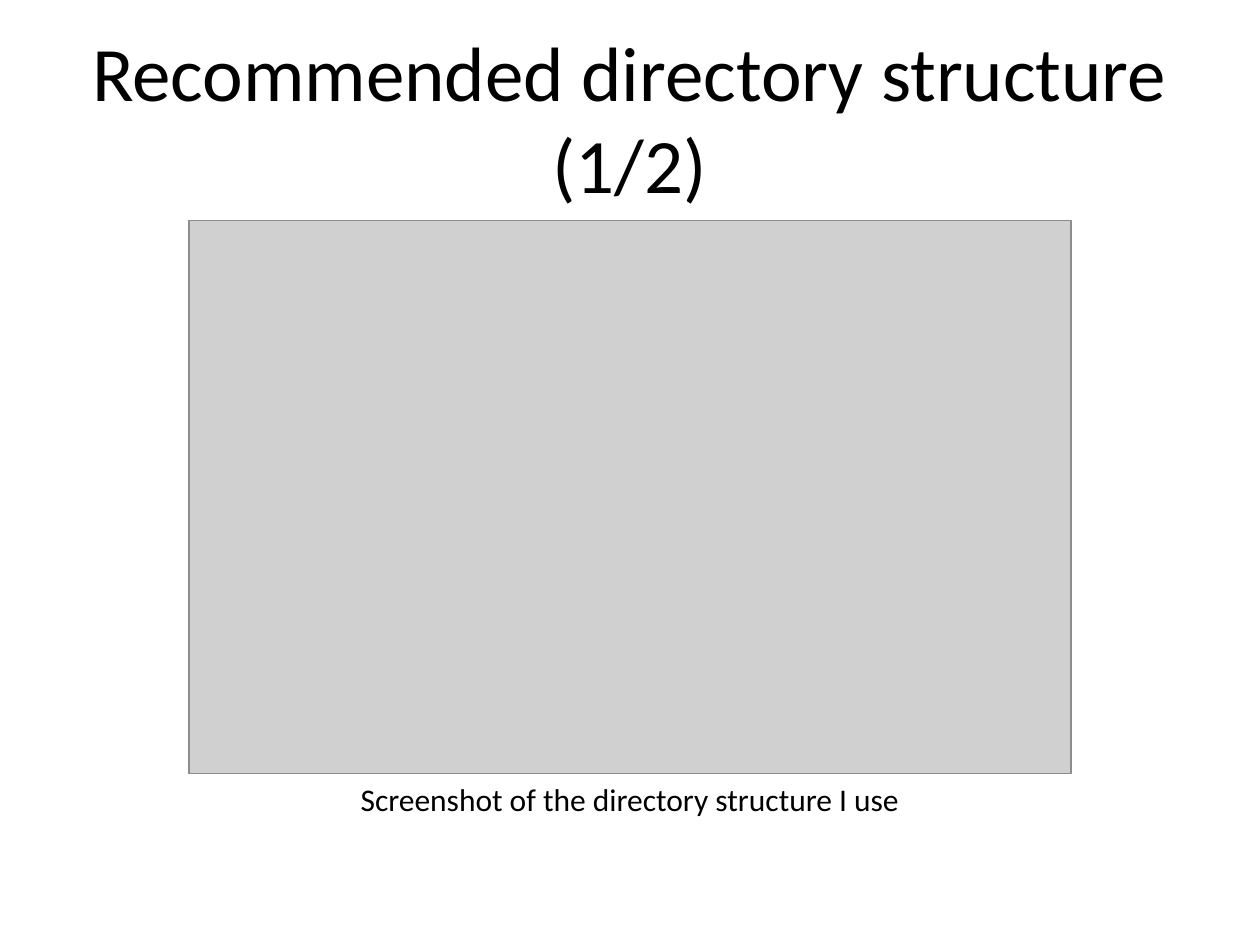
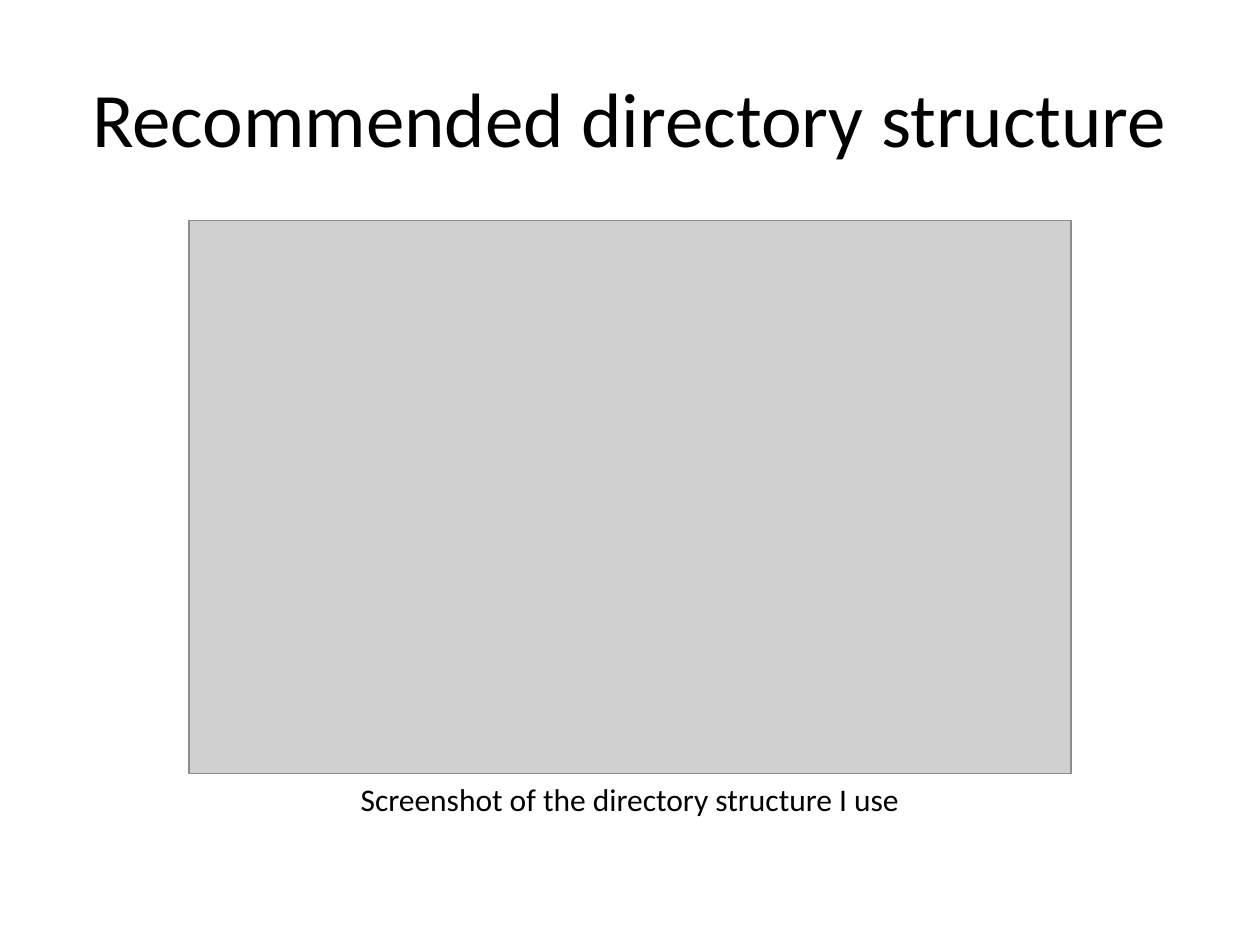
Before and after one commit to pmean/introduction-to-r, a slide deck: slide 6 of part1/src/slides.pptx. Drawn at 1260x945 pixels with LibreOffice and Linux fonts; fonts in the diff are those of the drawing; grey boxes stand for pictures. Boxes give left, top, right and bottom in pixels: in the first picture for what was removed or moved away, otherwise in the second. Text is boxed around its words. In the diff, an @@ line names an element or a change of style, - is before the commit and + after.

```diff
--- a/part1/src/slides.pptx
+++ b/part1/src/slides.pptx
@@ title at bbox=[92, 93, 1166, 160]: text changed @@
-Recommended directory structure (1/2)
+Recommended directory structure
```
Also in this commit, not shown: 8 other slides changed, 8 slides added, 3 slides removed, 11 other files.
